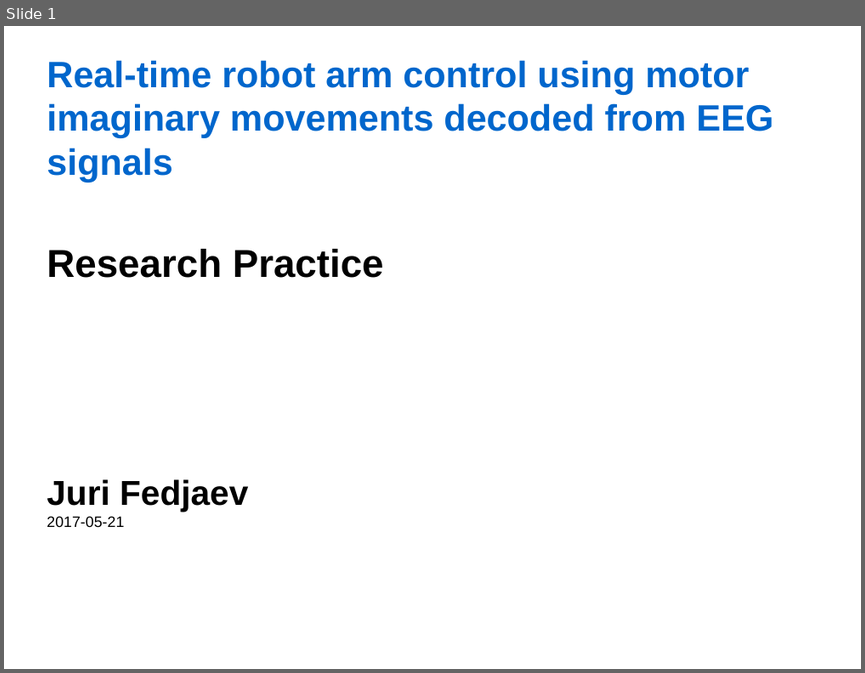
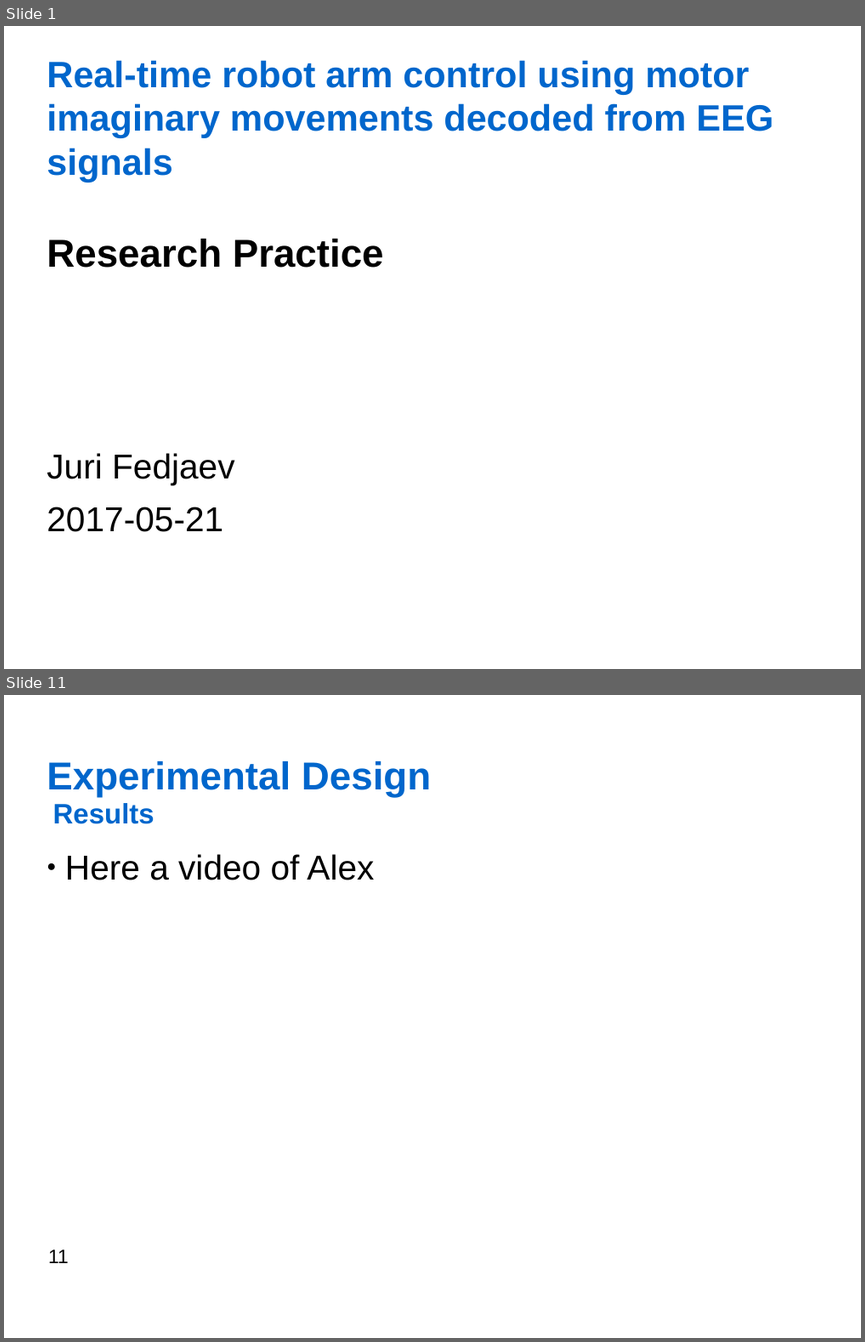
Before and after one commit to jfedjaev/NSTresearchPractice, a slide deck: Report/Presentation/Fedjaev_ResearchPractice.odp. Shown one above the other, each under a label of ours: slide 1 before the commit, slides 1 and 11 after it; the slides between them are not shown. The pictures are 865x673 and 865x1342 pixels, drawn with LibreOffice and Linux fonts; fonts in the diff are those of the drawing; background and template pictures are left out. Boxes give left, top, right and bottom in pixels: in the first picture for what was removed or moved away, otherwise in the second. Text is boxed around its words. In the diff, an @@ line names an element or a change of style, - is before the commit and + after.

```diff
--- a/Report/Presentation/Fedjaev_ResearchPractice.odp
+++ b/Report/Presentation/Fedjaev_ResearchPractice.odp
@@ slide 11 added at (x1=4, y1=695, x2=861, y2=1338), background #FFFFFF @@
@@ title added at (x1=46, y1=761, x2=431, y2=797), 36 pt, text #0066CC, bold @@
+Experimental Design
@@ title added at (x1=53, y1=803, x2=154, y2=824), 26 pt, text #0066CC, bold @@
+Results
@@ text added at (x1=65, y1=854, x2=374, y2=880), 32 pt, text #000000 @@
+● Here a video of Alex
@@ page number added at (x1=48, y1=1249, x2=69, y2=1263), 18 pt, text #000000 @@
+11
@@ slide 1 changed as well @@
@@ text at (x1=46, y1=238, x2=384, y2=267): line spacing 1 to 0.9 @@
@@ text at (x1=46, y1=453, x2=235, y2=532): text changed; bold off @@
-Juri Fedjaev
-2017-05-21
+Juri Fedjaev
+2017-05-21
```
Also in this commit, not shown: 12 other slides added, 4 slides removed, 5 other files.
